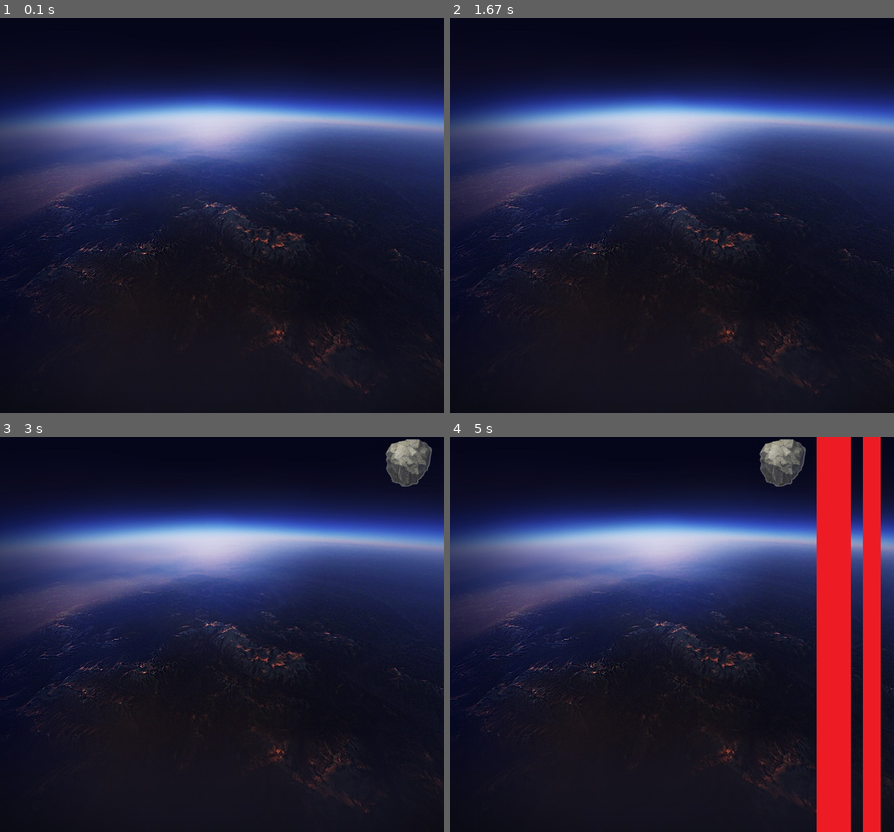
Above: before the commit, frames 1-4 (two rows, left to right).
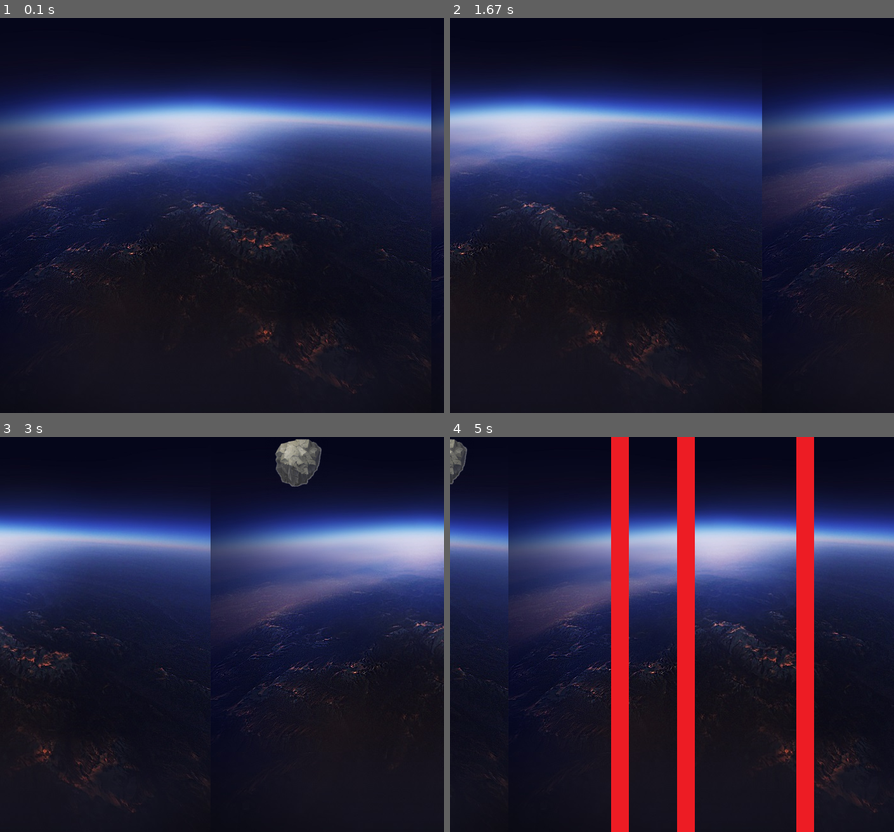
Above: after the commit, the same moments.

Repository: JulianH99/pygame2017
Game: pygame game, started from Mundo/pruebas.py
Same seed, same stepped clock (60 frames per second), same inputs: the game is played once before the commit and once after it.
Inputs:
- Up to frame 1 (0.1 s): no input
- Up to frame 2 (1.67 s): no input
- Up to frame 3 (3 s): no input
- Up to frame 4 (5 s): no input

The runs differ from the first frame. In frame 1, 2.1% of the frame differs, in the area x 0-100%, y 18-96%; in frame 2, 22%; in frame 3, 27%; in frame 4, 39%, in the area x 0-100%, y 0-100%.

Commit message:
Actualizacion Laser y Escenario
- clase Laser: funcionando activacion y desactivacion de laser
- clase escenario: se implemntea escenario infinito
- general: se implementan coementarios a cada metodo y atributo

Diff:
--- a/Mundo/Escenario.py
+++ b/Mundo/Escenario.py
@@ -10,47 +10,91 @@
 class Escenario():
 
     # constructor
-    def __init__(self, velocidad, ruta, orientacion, ventana):
+    def __init__(self, velocidad,velocidadFondo, rutaFondo, orientacion, ventana, ancho, alto):
         # atributos
-        self.velocidad = velocidad
-        self.fondo = image.load(ruta)
-        self.orientacion = orientacion
-        self.obstaculos = []
-        self.rect = self.fondo.get_rect()
-        self.ventana = ventana
+        self.ancho = ancho  # ancho de la ventana
+        self.alto = alto  # alto de la ventana
+        self.velocidadFondo = velocidadFondo  # velocidad del fondo
+        self.velocidad = velocidad  # velocidad que tendra el escenario y sus obstaculos
+        self.fondo = [image.load(rutaFondo),image.load(rutaFondo)]  # imagen del fondo del escenario
+        self.orientacion = orientacion  # orientacion del escenario
+        self.obstaculos = []  # lista de obstaculos que van apareciendo
+        self.rect = [self.fondo[0].get_rect(),self.fondo[1].get_rect()]  # obtencion de un retcnagulo del fondo
+        self.rect[0].left = 0  # posicion izquierda del fondo
+        self.rect[0].top = 0  # posicion de arriba del fondo
+        self.rect[1].left = ancho  # posicion izquierda del fondo
+        self.rect[1].top = 0  # posicion de arriba del fondo
+        self.ventana = ventana  # ventan donde se colocara el escenario
 
+    # generador aleatorio de obstaculos
     def generarObstaculos(self, puntaje, tiempo):
         self.tiempo = tiempo
         rand = randint(0, 1000)
         arriAba = randint(0,1)
+        # genera lasers
         if rand % 250 == 0:
-            laser = Laser("Imagenes/laserA.png","Imagenes/laserA.png",self.rect.width, 311, 10)
+            laser = Laser("Imagenes/laserA.png","Imagenes/laserD.png",self.ancho, 311, 10)
             self.obstaculos.append(laser)
+        # genera paredes
         elif rand < 5:
             for x in range(2):
                 if arriAba == 0:
                     posY = 40
 
                 else:
-                    posY = self.rect.height-40
-            pared = Obstaculo("Imagenes/pared.png", self.rect.width, posY, 10)
+                    posY = self.alto-40
+            pared = Obstaculo("Imagenes/pared.png", self.ancho, posY, 10)
+            self.obstaculos.append(pared)
+        elif 1<rand<4:
+            for x in range(1):
+                if arriAba == 0:
+                    posY = 40
+
+                else:
+                    posY = self.alto-40
+            chuzo = Obstaculo("Imagenes/pared.png", self.ancho, posY, 10)
             self.obstaculos.append(pared)
 
 
-
-
-
-
-
-
+    # movimiento de los obstaculos
     def movimientoObstaculos(self):
         for obstaculo in self.obstaculos:
             if type(obstaculo) is Laser:
-                if self.tiempo%5 == 0:
-                    print("ntr")
+                if self.tiempo%3 == 0:
+                    obstaculo.activar(True)
+                else:
                     obstaculo.activar(False)
-                else:
-                    obstaculo.activar(True)
 
             obstaculo.mover(self.velocidad)
             obstaculo.dibujar(self.ventana)
+
+    # restriccion obstaculos pantalla
+    def restriccionObstaculo(self, rectObs):
+        pass
+
+
+    # comprobacion de la colision de la bolita con algun obstaculo
+    def colisionBolita(self, rect):
+        i=rect.collidelis(self.obstaculos)
+        return self.obstaculos[i].getValorDanio
+
+    # dibujar fondo infinito
+    def dibujarFondo(self, ventana):
+        ventana.blit(self.fondo[0],self.rect[0])
+        ventana.blit(self.fondo[1],self.rect[1])
+
+    # movimeinto del fondo
+    def moverFondo(self):
+        self.__restriccionFondo(self.rect)
+        self.rect[0].left -= self.velocidadFondo
+        self.rect[1].left -= self.velocidadFondo
+
+    # metodo para hacer movimientoinfinito fondo
+    def __restriccionFondo(self, fondoRect):
+        print(fondoRect[0].left,"-",fondoRect[1].left)
+        if fondoRect[0].left == -self.velocidadFondo:
+            print("fondo 1")
+            fondoRect[1].left = self.ancho-self.velocidadFondo
+        elif fondoRect[1].left == -self.velocidadFondo:
+            print("fondo 2")
+            fondoRect[0].left = self.ancho-self.velocidadFondo
--- a/Mundo/Laser.py
+++ b/Mundo/Laser.py
@@ -3,15 +3,19 @@
 from pygame.locals import *
 from Obstaculo import *
 
+
+# clase laser hereda de la calse obstaculo
 class Laser(Obstaculo):
 
+    # constructor
     def __init__(self, ruta, ruta2, X, Y, danio):
-        super().__init__(ruta, X, Y, danio)
+        super().__init__(ruta, X, Y, danio) # paso de valores para los atributos de la superclase
         self.horizontal = False  # laser horizontal o vertical
         self.activo = False  # activo o no
-        self.ruta2 = ruta2
-        self.ruta1 = ruta
+        self.ruta2 = ruta2  # ruta de la imagen del laser apagado
+        self.ruta1 = ruta  # ruta de la imagen del laser encendido
 
+    # activacion o desactivacion del laser
     def activar(self, estado):
         self.activo = estado
         if self.activo:
--- a/Mundo/Obstaculo.py
+++ b/Mundo/Obstaculo.py
@@ -3,17 +3,24 @@
 from pygame.locals import *
 
 class Obstaculo():
+
+    # constructor
     def __init__(self, ruta, X, Y, danio):
-        self.imagen = image.load(ruta)
+
+        self.imagen = image.load(ruta)  # imagen que representa el obstaculo
         self.rect = self.imagen.get_rect()  # rectangulo creado apartir de la iamgen del obstaculo
-        self.valorDanio = danio  # daño que hace el obstaculo
+        self.valorDanio = danio  # daño que hace el obstaculo si daño vale 0 es una pared si es -1 es un chuzo
         self.rect.centerx = X  # centro en x del obstaculo
         self.rect.centery = Y  # centro en y del obstaculo
 
-
+    # mueve el obstaculo dependiendo de la velocidad
     def mover(self, velocidad):
         self.rect.centerx -= velocidad
 
-
+    # dibuja el obstaculo en la ventana
     def dibujar(self, ventana):
         ventana.blit(self.imagen, self.rect)
+
+    # obtenemos el valor de año del obstaculo
+    def getValorDanio(self):
+        return self.valorDanio
--- a/Mundo/pruebas.py
+++ b/Mundo/pruebas.py
@@ -9,12 +9,17 @@
     alto = 622
     imagenFondo = image.load("Imagenes/fondo.jpg")
     init()
-    ventana = display.set_mode((ancho, alto))
-    escenario = Escenario(1, "Imagenes/fondo.jpg", 0, ventana)
+    ventana = display.set_mode([ancho, alto])
+    escenario = Escenario(4,2, "Imagenes/fondo.jpg", 0, ventana, ancho, alto)
 
     while True:
         tiempo = int(time.get_ticks() / 1000)
+
         ventana.blit(imagenFondo, (0, 0))
+        escenario.moverFondo()
+        escenario.dibujarFondo(ventana)
+
+
         for evento in event.get():
             if evento.type == QUIT:
                 quit()
